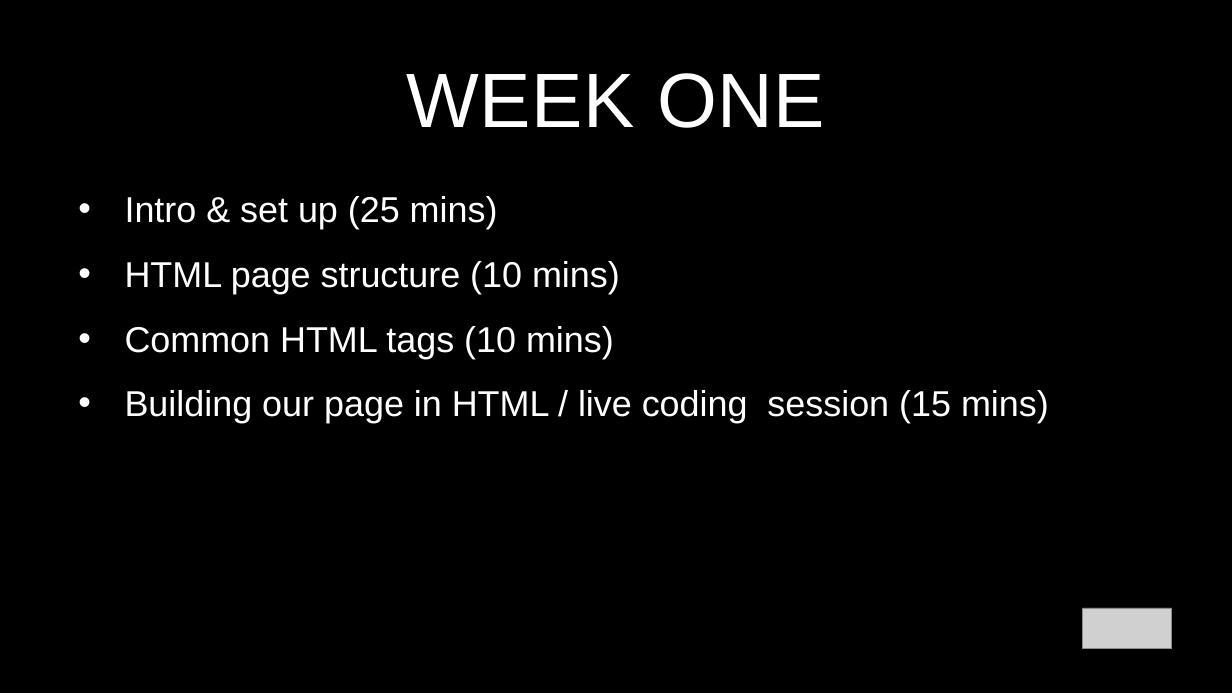
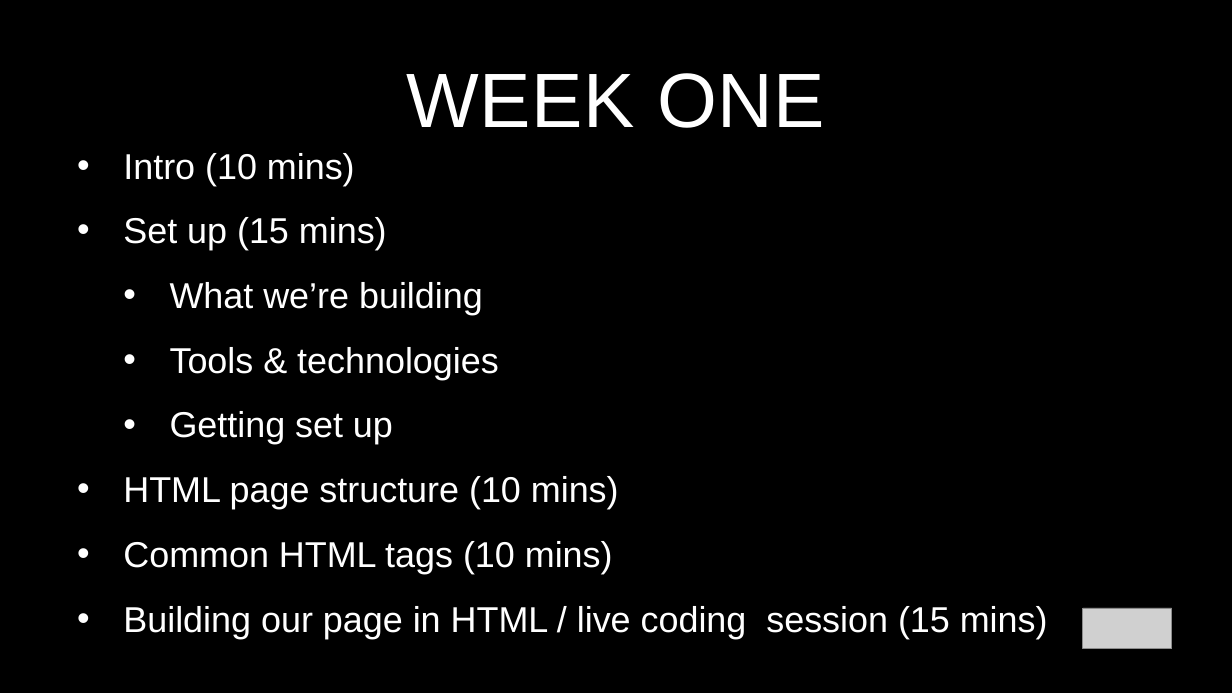
Before and after one commit to glenelkins/front-end-workshop, a slide deck: slide 4 of FEWorkshop-Week1.pptx. Drawn at 1232x693 pixels with LibreOffice and Linux fonts; fonts in the diff are those of the drawing; grey boxes stand for pictures. Boxes give left, top, right and bottom in pixels: in the first picture for what was removed or moved away, otherwise in the second. Text is boxed around its words. In the diff, an @@ line names an element or a change of style, - is before the commit and + after.

Commit message:
Added slides to PPT.

```diff
--- a/FEWorkshop-Week1.pptx
+++ b/FEWorkshop-Week1.pptx
@@ text "Intro (10 mins)": place and size @@
-text "Intro (10 mins)" at box(125, 196, 1049, 423)
+text "Intro (10 mins)" at box(123, 153, 1048, 639)
@@ text at box(123, 153, 499, 444): text changed @@
-• Intro & set up (25 mins)
+• Intro (10 mins)
+• Set up (15 mins)
+  • What we’re building
+  • Tools & technologies
+  • Getting set up
```
Also in this commit, not shown: 2 other slides changed, 2 slides added.
